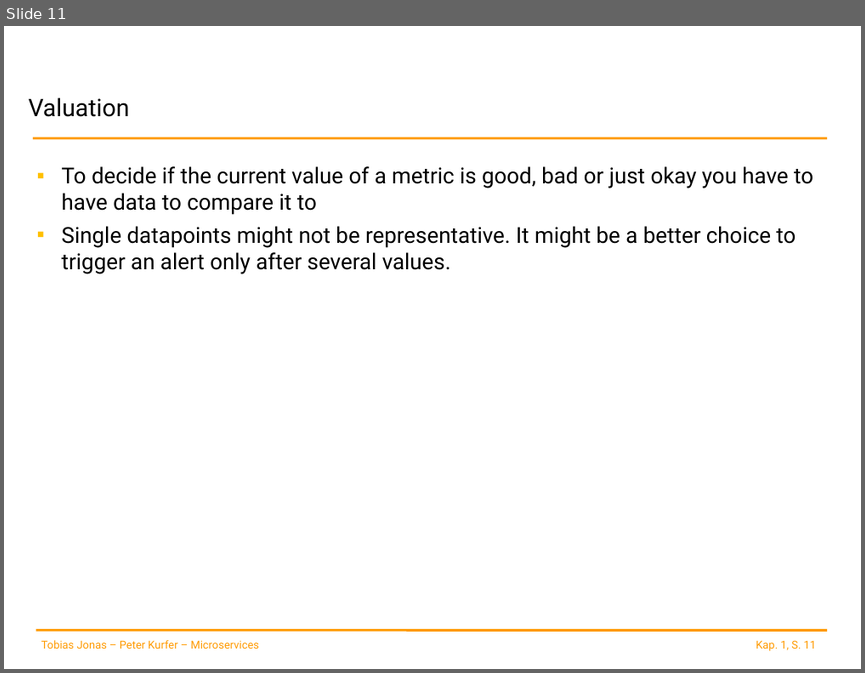
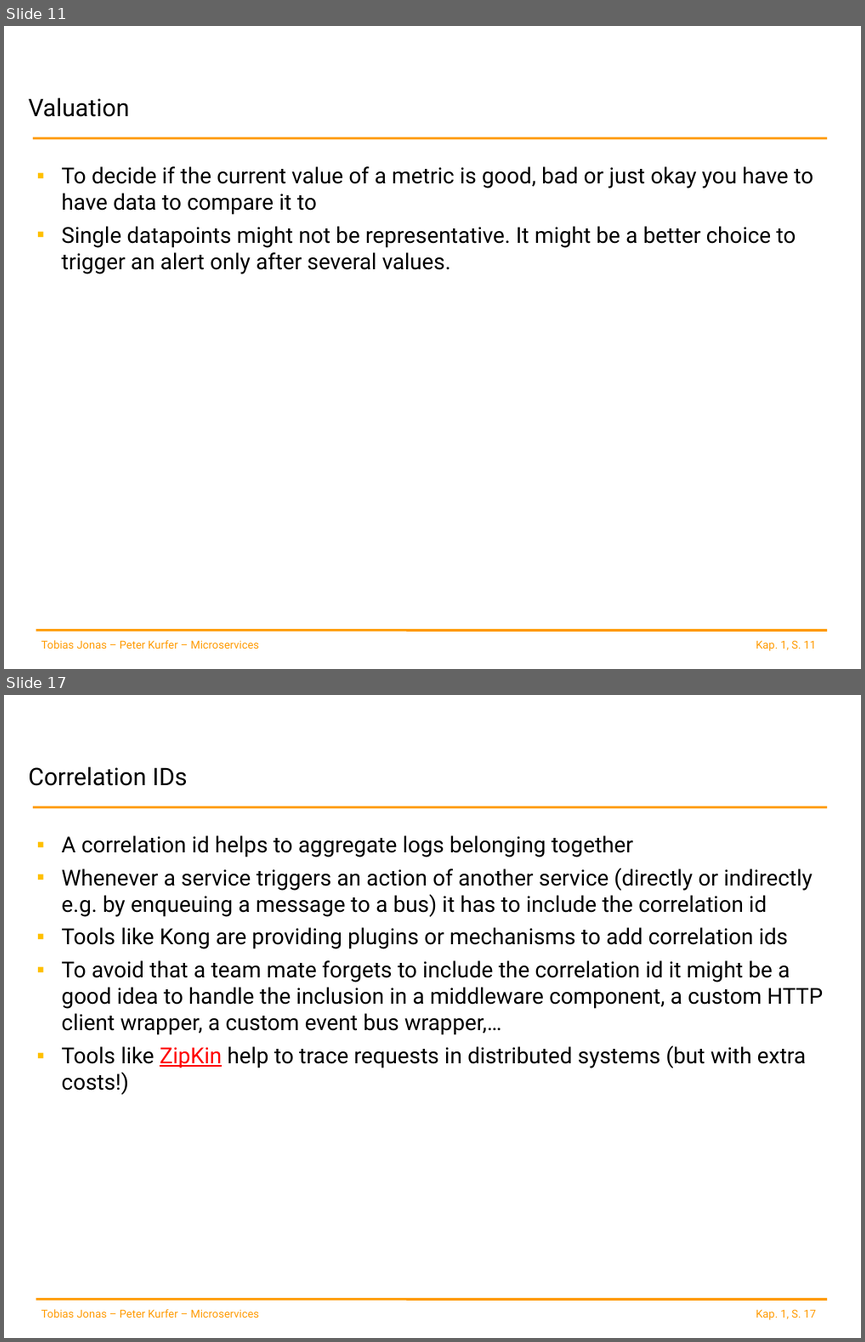
Before and after one commit to spoeck/Lectures, a slide deck: 08-Logging-Monitoring/08-Logging-Monitoring.pptx. Shown one above the other, each under a label of ours: slide 11 before the commit, slides 11 and 17 after it; the slides between them are not shown. The pictures are 865x673 and 865x1342 pixels, drawn with LibreOffice and Linux fonts; fonts in the diff are those of the drawing; background and template pictures are left out. Boxes give left, top, right and bottom in pixels: in the first picture for what was removed or moved away, otherwise in the second. Text is boxed around its words. In the diff, an @@ line names an element or a change of style, - is before the commit and + after.

```diff
--- a/08-Logging-Monitoring/08-Logging-Monitoring.pptx
+++ b/08-Logging-Monitoring/08-Logging-Monitoring.pptx
@@ slide 17 added at (4, 695, 861, 1338), background #FFFFFF; not listed: 4 template elements that a slide beside it also shows @@
@@ title added at (29, 766, 188, 786), 20.3 pt, text #000000 @@
+Correlation IDs
@@ text added at (62, 835, 823, 1095), 18.5 pt, text #000000 @@
+▪ A correlation id helps to aggregate logs belonging together
+▪ Whenever a service triggers an action of another service (directly or indirectly e.g. by enqueuing a message to a bus) it has to include the correlation id
+▪ Tools like Kong are providing plugins or mechanisms to add correlation ids
+▪ To avoid that a team mate forgets to include the correlation id it might be a good idea to handle the inclusion in a middleware component, a custom HTTP client wrapper, a custom event bus wrapper,…
+▪ Tools like ZipKin help to trace requests in distributed systems (but with extra costs!)
```
Also in this commit, not shown: 2 slides changed, 3 other slides added.
